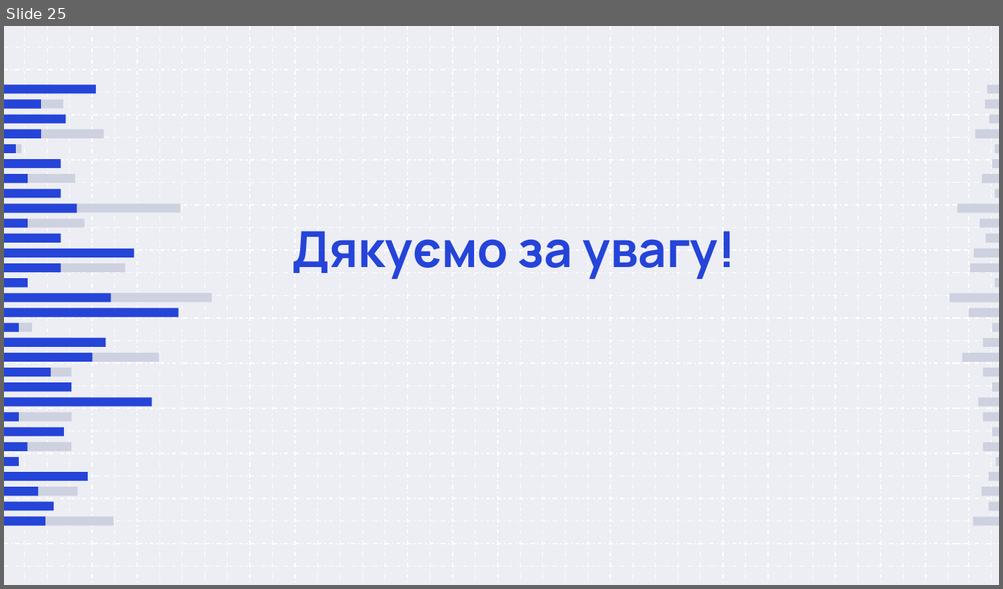
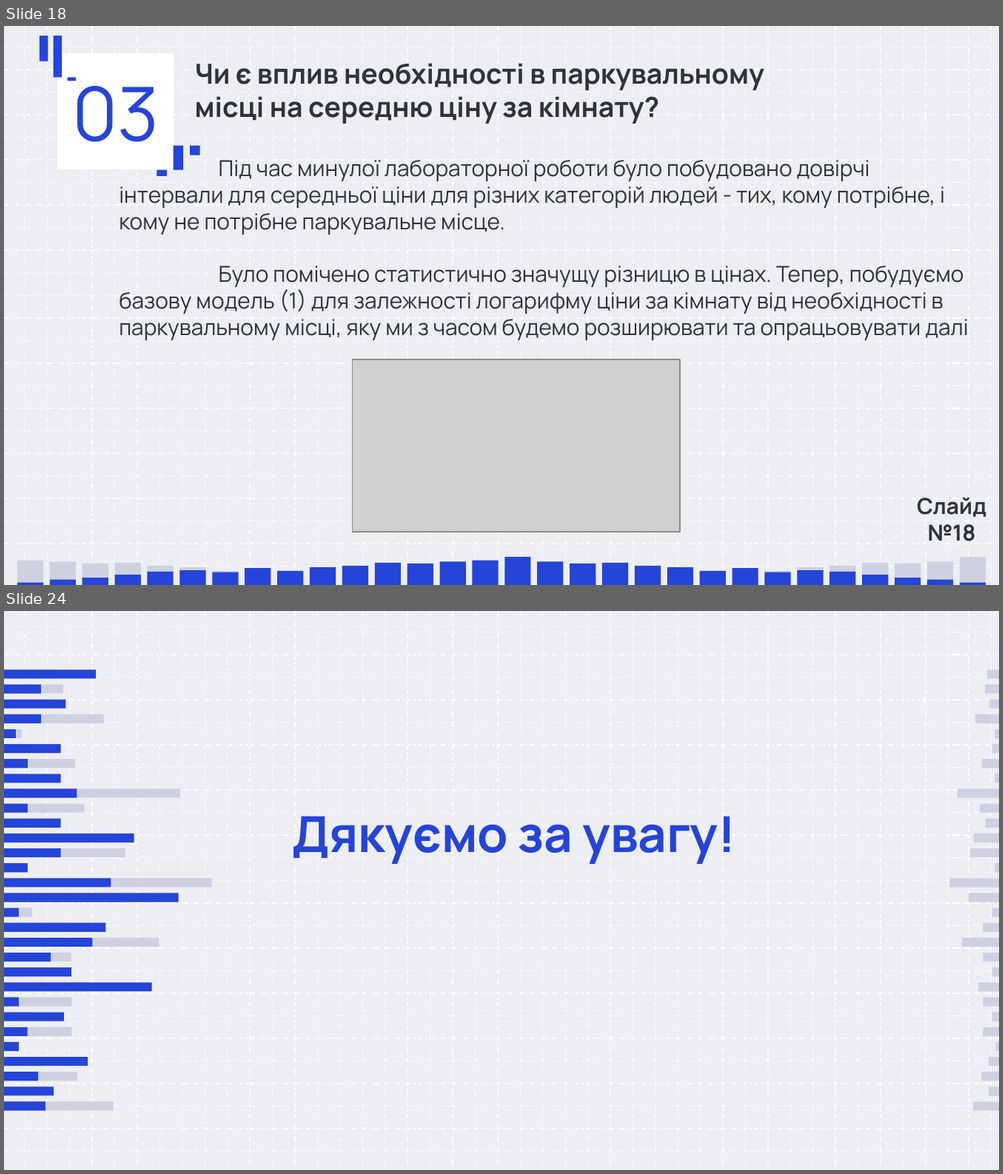
Before and after one commit to damyr-zaichenko/data_analysis_labs, a slide deck: lab3/Лабораторна 3.pptx. Shown one above the other, each under a label of ours: slide 25 before the commit, slides 18 and 24 after it; the slides between them are not shown. The pictures are 1003x589 and 1003x1174 pixels, drawn with LibreOffice and Linux fonts; fonts in the diff are those of the drawing; grey boxes stand for pictures. Boxes give left, top, right and bottom in pixels: in the first picture for what was removed or moved away, otherwise in the second. Text is boxed around its words. In the diff, an @@ line names an element or a change of style, - is before the commit and + after.

```diff
--- a/lab3/Лабораторна 3.pptx
+++ b/lab3/Лабораторна 3.pptx
@@ slide 18 added at bbox=[4, 26, 999, 585], background #EDEEF3; not listed: 92 template elements that a slide beside it also shows @@
@@ freeform shape added at bbox=[40, 36, 48, 62], fill #2544D8 @@
@@ freeform shape added at bbox=[54, 36, 62, 78], fill #2544D8 @@
@@ title added at bbox=[58, 53, 173, 170], fill #FFFFFF, 54 pt, text #2544D8 @@
+03
@@ text added at bbox=[195, 63, 764, 124], 20 pt, text #2D3538, bold @@
+Чи є вплив необхідності в паркувальному місці на середню ціну за кімнату?
@@ freeform shape added at bbox=[68, 78, 77, 82], fill #2544D8 @@
@@ freeform shape added at bbox=[173, 145, 183, 170], fill #2544D8 @@
@@ freeform shape added at bbox=[190, 145, 200, 156], fill #2544D8 @@
@@ text added at bbox=[119, 160, 967, 340], 16 pt, text #2D3538 @@
+Під час минулої лабораторної роботи було побудовано довірчі інтервали для середньої ціни для різних категорій людей - тих, кому потрібне, і кому не потрібне паркувальне місце.
+Було помічено статистично значущу різницю в цінах. Тепер, побудуємо базову модель (1) для залежності логарифму ціни за кімнату від необхідності в паркувальному місці, яку ми з часом будемо розширювати та опрацьовувати далі
@@ freeform shape added at bbox=[156, 170, 166, 176], fill #2544D8 @@
@@ picture added at bbox=[352, 360, 680, 532] @@
@@ text added at bbox=[916, 497, 986, 542], 16 pt, text #2D3538, bold @@
+Слайд №18
@@ group added at bbox=[17, 561, 498, 585]: 15 freeform shapes @@
@@ group added at bbox=[17, 557, 984, 585]: 30 freeform shapes @@
@@ group added at bbox=[504, 557, 984, 585]: 15 freeform shapes @@
@@ what was slide 25 is now slide 24 @@
```
Also in this commit, not shown: 12 slides changed, 6 other slides added, 8 slides removed.
